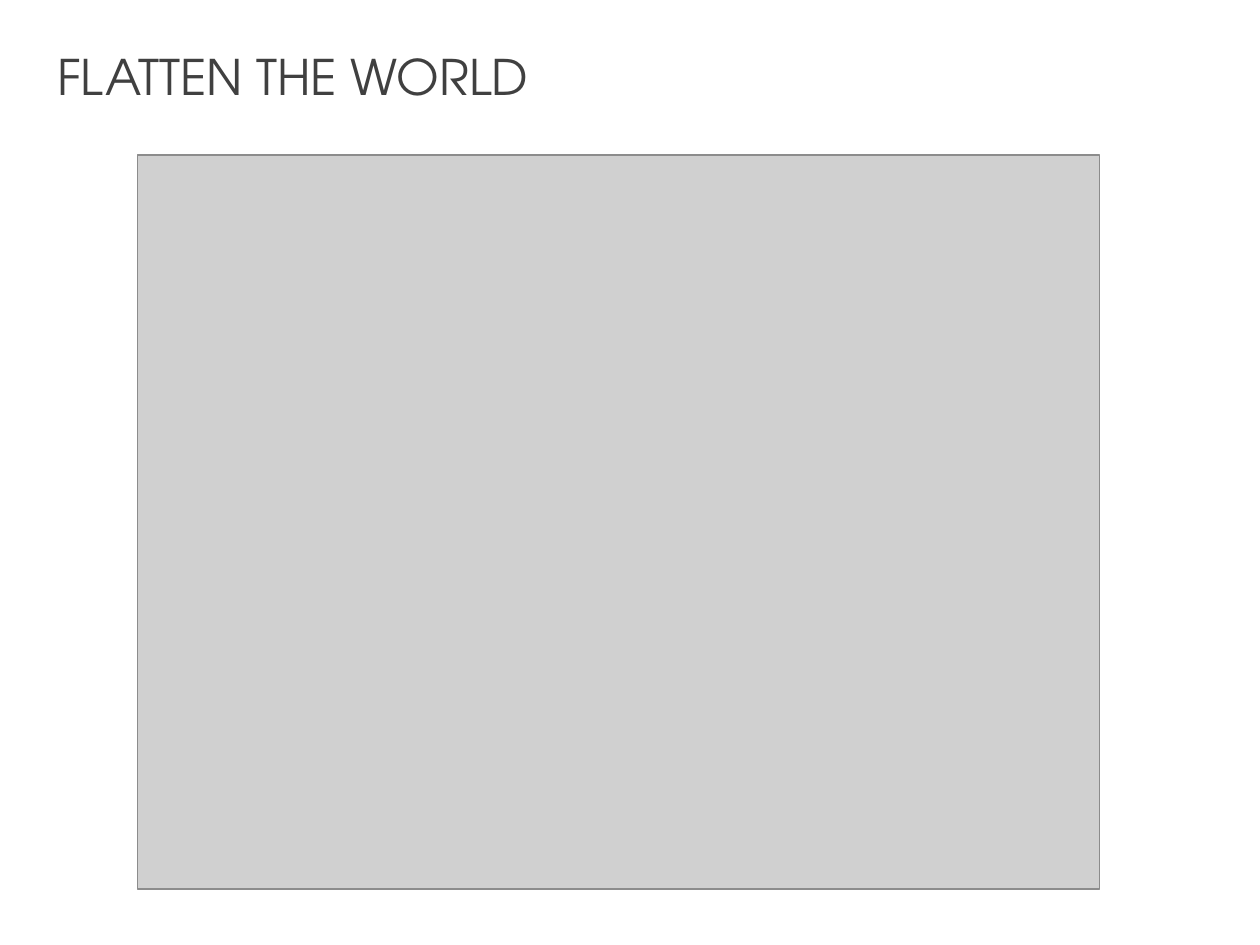
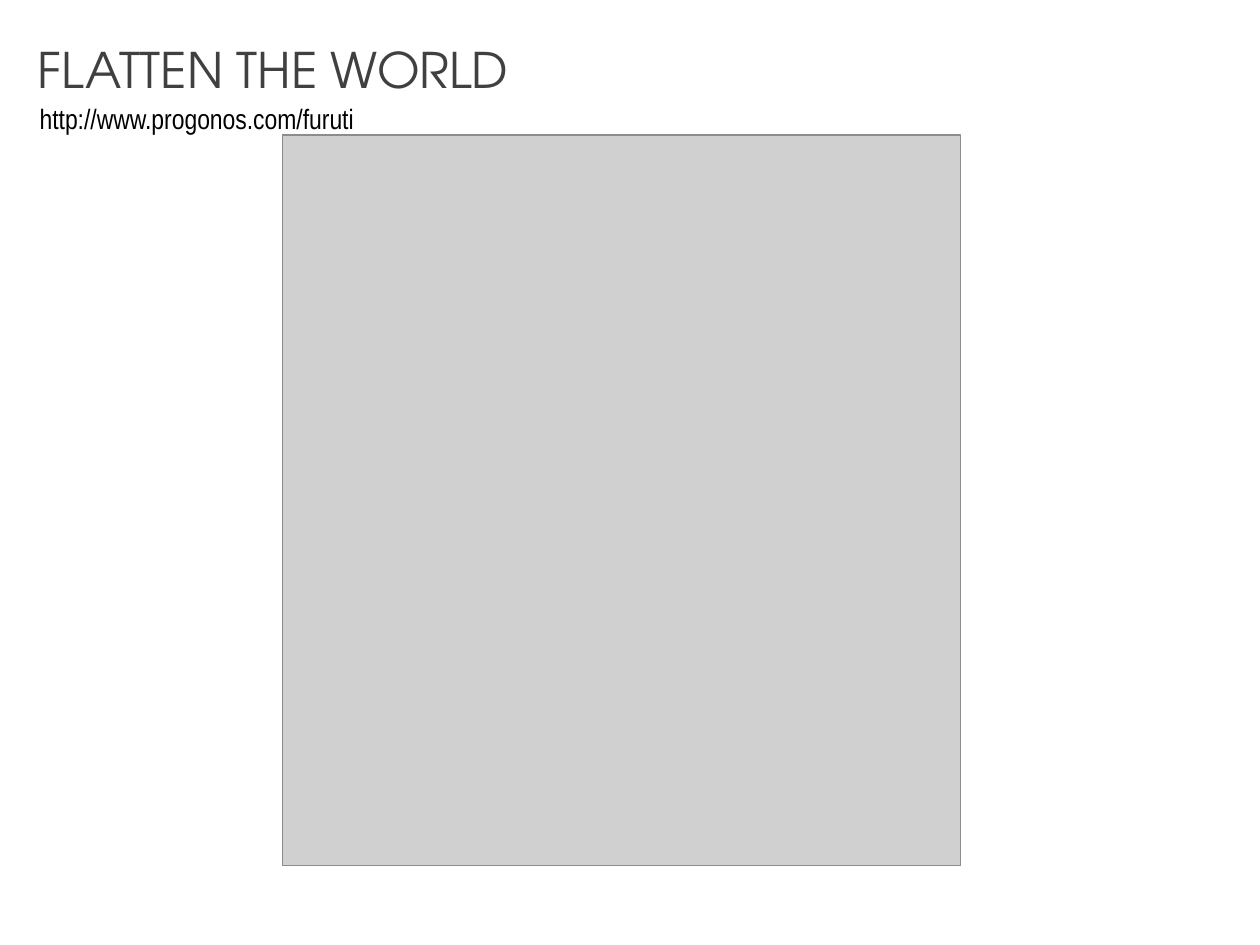
Before and after one commit to franckalbinet/gis-training-jelsa, a slide deck: slide 6 of master-course/ppt/map-projections.pptx (slide 7 before the commit). Drawn at 1260x945 pixels with LibreOffice and Linux fonts; fonts in the diff are those of the drawing; grey boxes stand for pictures. Boxes give left, top, right and bottom in pixels: in the first picture for what was removed or moved away, otherwise in the second. Text is boxed around its words. In the diff, an @@ line names an element or a change of style, - is before the commit and + after.

```diff
--- a/master-course/ppt/map-projections.pptx
+++ b/master-course/ppt/map-projections.pptx
@@ text "FLATTEN THE WORLD" rewrapped from [57, 58, 529, 96] to [37, 51, 509, 112] @@
@@ text added at [40, 108, 354, 135], 16 pt, text #000000 @@
+http://www.progonos.com/furuti
@@ picture: place and size @@
-picture at [137, 155, 1100, 890]
+picture at [282, 135, 960, 866]
```
Also in this commit, not shown: 2 other slides changed, 5 slides added, 3 slides removed, 3 other files.
